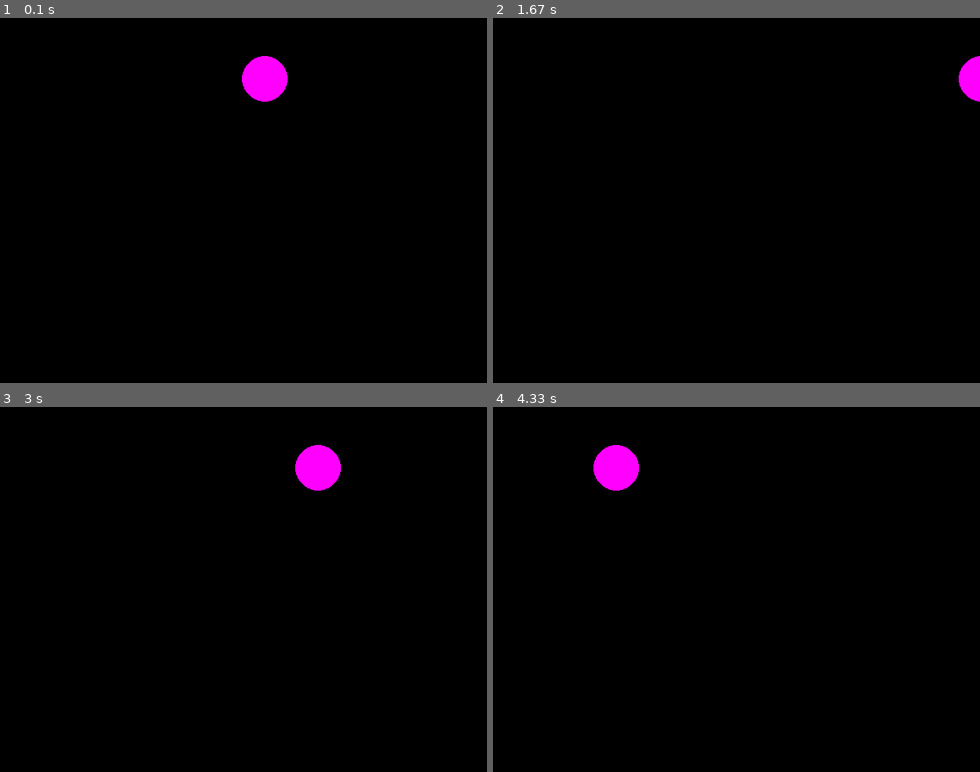
Above: before the commit, frames 1-4 (two rows, left to right).
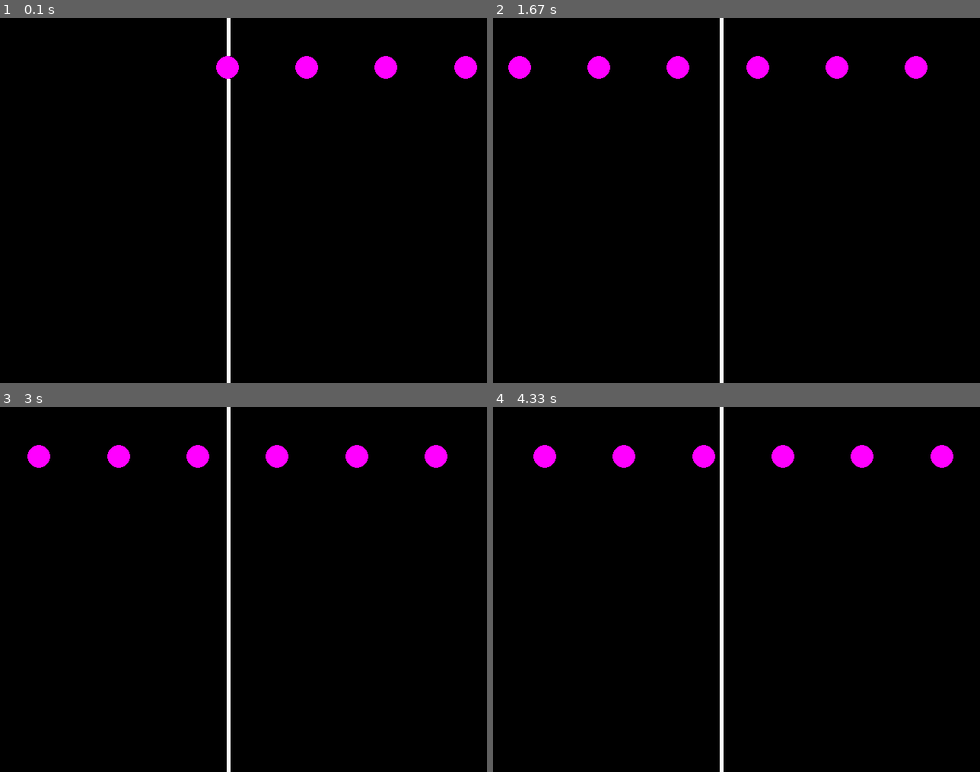
Above: after the commit, the same moments.

Repository: BasselR/MIDI-Visualizer
Game: pygame game, started from drawing.py
Same seed, same stepped clock (60 frames per second), same inputs: the game is played once before the commit and once after it.
Inputs:
- Up to frame 1 (0.1 s): no input
- Up to frame 2 (1.67 s): tap E at 0.33, 0.67, 1.07, 1.37 s
- Up to frame 3 (3 s): tap E at 1.9, 2.4 s
- Up to frame 4 (4.33 s): no input

The runs differ from the first frame. In frame 1, 2.5% of the frame differs, in the area x 44-98%, y 0-100%; in frame 2, 2.5%; in frame 3, 3.0%, in the area x 5-92%, y 0-100%; in frame 4, 2.6%.

Commit message:
Called JSON parser modularly and added audio playback

Diff:
--- a/drawing.py
+++ b/drawing.py
@@ -1,11 +1,17 @@
 import pygame
 import jsonIntro
 import globalVars
+
+#Current calculations are assuming that 50 px will pass in 0.25 seconds = 200 px / s
+
+pygame.mixer.pre_init(44100, -16, 2, 2048)
 
 pygame.init()
 screen = pygame.display.set_mode((640,480))
 background = pygame.Surface(screen.get_size())
 background.fill((0, 0, 0))
+
+pygame.mixer.music.load('bassTest.mp3')
 
 x, y = 50, 50
 vx = 200
@@ -22,7 +28,7 @@
 
 class Ball(object):
     """this is not a native pygame sprite but instead a pygame surface"""
-    def __init__(self, x, y, radius = 30, color=(255,0,255)):
+    def __init__(self, x, y, radius = 15, color=(255,0,255)):
         """create a (black) surface and paint a blue ball on it"""
         self.radius = radius
         self.color = color
@@ -41,12 +47,17 @@
         """blit the Ball on the background"""
         background.blit(self.surface, (self.x, self.y))
 
-myBall = Ball(300, 50)
+#myBall = Ball(300, 50)
 
 jsonIntro.jsonInit()
 
+balls = []
+
 for note in globalVars.noteList:
-    print(note)
+    #Ball's x position = starting time * 200 pixels
+    balls.append(Ball((note["time"] * 200) + 300, 50)) #need to add offset: a note that has "time" == 0 will start at x = 0 -- left side of screen
+
+pygame.mixer.music.play()
 
 while mainloop:
 
@@ -55,8 +66,9 @@
 
     frameCounter += 1
     if frameCounter % 100 == 0:
-        pass
-        #print("FPS: {}, Seconds per frame: {}".format(FPS, seconds))
+        #pass
+        print("FPS: {}, Seconds per frame: {}".format(FPS, seconds))
+        print(pygame.mixer.music.get_busy())
 
     for event in pygame.event.get():
         if event.type == pygame.QUIT:
@@ -67,12 +79,17 @@
             elif event.key == pygame.K_e:
                 FPS /= 2
 
-    myBall.x += vx * seconds
     screen.blit(background, (0, 0))
-    myBall.blit(screen)
 
-    if(myBall.x + 60 > screenRect.width or myBall.x < 0):
-        vx *= -1
+    pygame.draw.line(background, (255, 255, 255), (300, 0), (300, 480), 5)
+
+    for ball in balls:
+        ball.blit(screen)
+        ball.x -= vx * seconds
+
+
+    # if(myBall.x + 60 > screenRect.width or myBall.x < 0):
+    #     vx *= -1
 
 
     for event in pygame.event.get():
